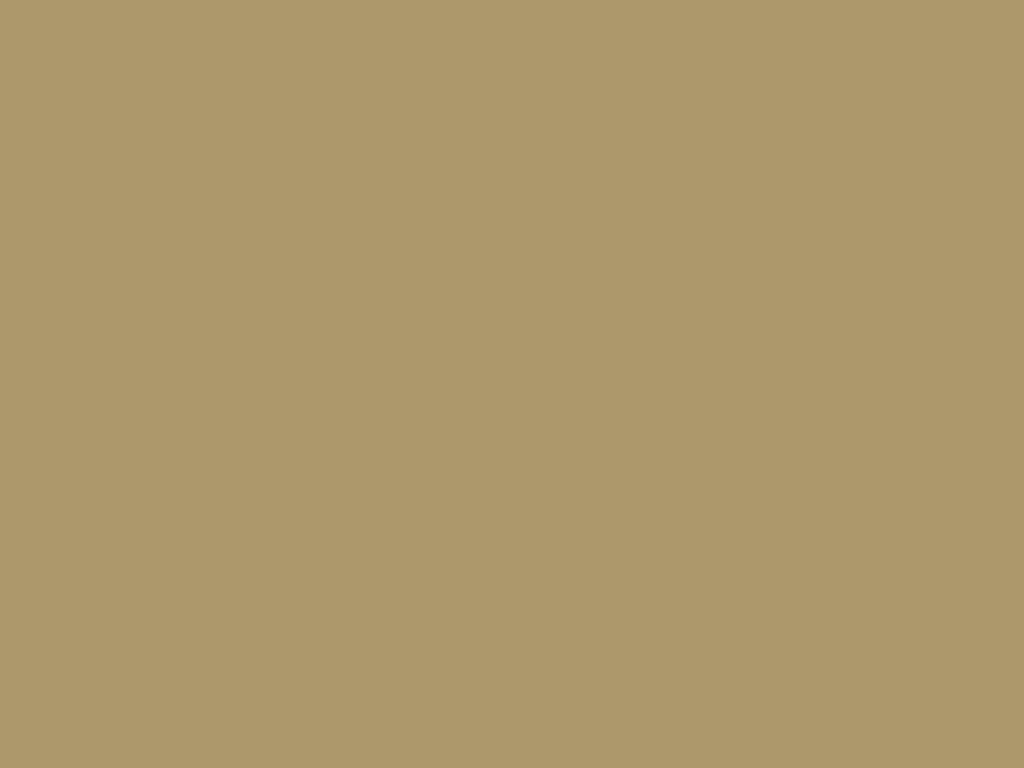
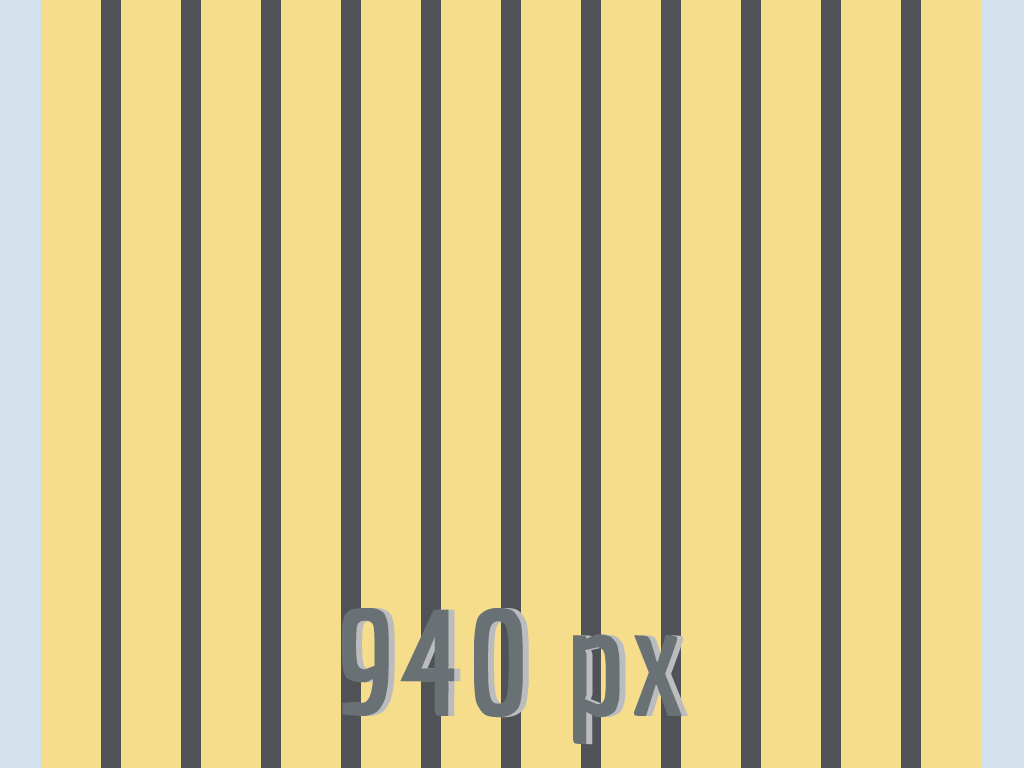
Layers edited between the first and the second 1024 x 768 image:
added group "guides" with 6 layers above "Layer 1" over [0,0,1024,768]
added group "text - 940px" with 2 layers in group "guides" over [341,608,688,745]
added layer "940 px" (1st of 2, in "guides" › "text - 940px") in group "text - 940px" over [341,608,682,745]
added layer "940 px" (2nd of 2, in "guides" › "text - 940px") in group "text - 940px" over [347,608,688,745]
added layer "Layer 3" in group "guides" over [41,0,981,768]
added layer "Layer 5" in group "guides" over [41,0,981,768]
added layer "Layer 1" (1st of 2, in "guides") in group "guides" over [0,0,1024,768]
